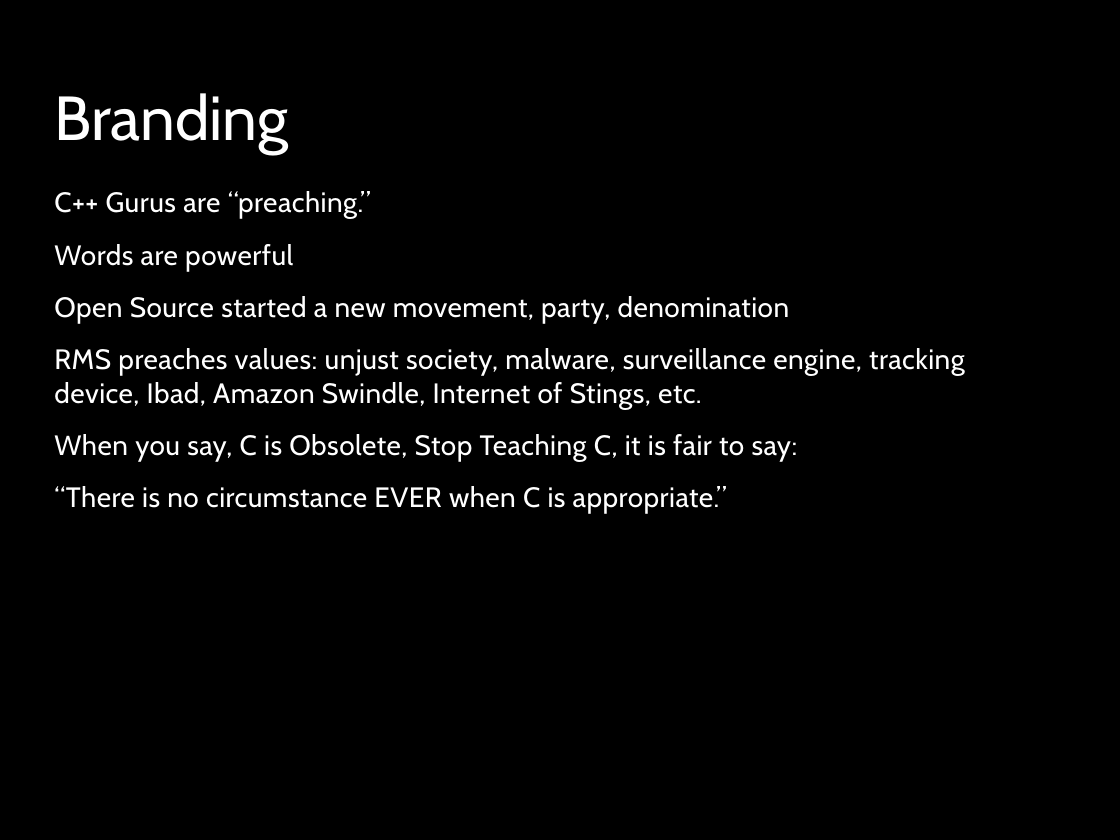
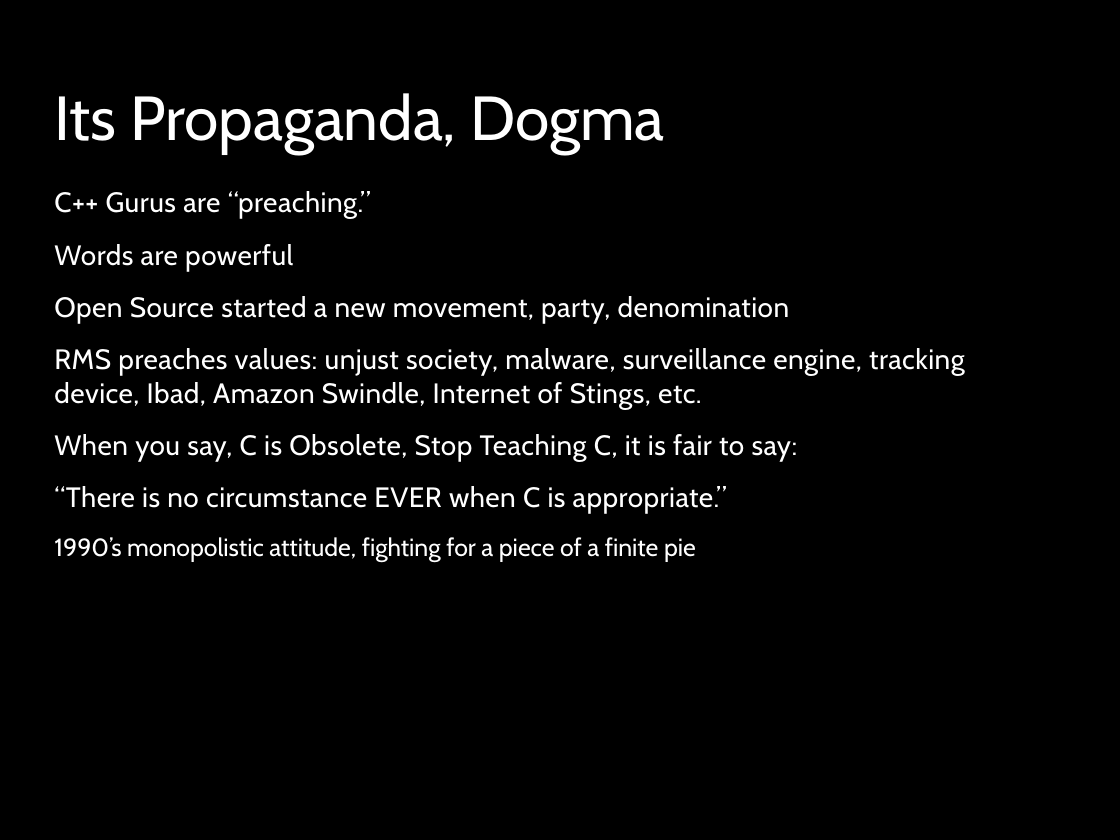
Before and after one commit to stevemac321/whyc, a slide deck: slide 7 of whyc.pptx (slide 4 before the commit). Drawn at 1120x840 pixels with LibreOffice and Linux fonts; fonts in the diff are those of the drawing; background and template pictures are left out. Boxes give left, top, right and bottom in pixels: in the first picture for what was removed or moved away, otherwise in the second. Text is boxed around its words. In the diff, an @@ line names an element or a change of style, - is before the commit and + after.

```diff
--- a/whyc.pptx
+++ b/whyc.pptx
@@ title at bbox=[54, 93, 664, 155]: text changed @@
-Branding
+Its Propaganda, Dogma
@@ text at bbox=[54, 537, 696, 562]: paragraph added @@
+  1990’s monopolistic attitude, fighting for a piece of a finite pie
```
Also in this commit, not shown: 6 other slides changed, 4 slides added, 2 slides removed.
